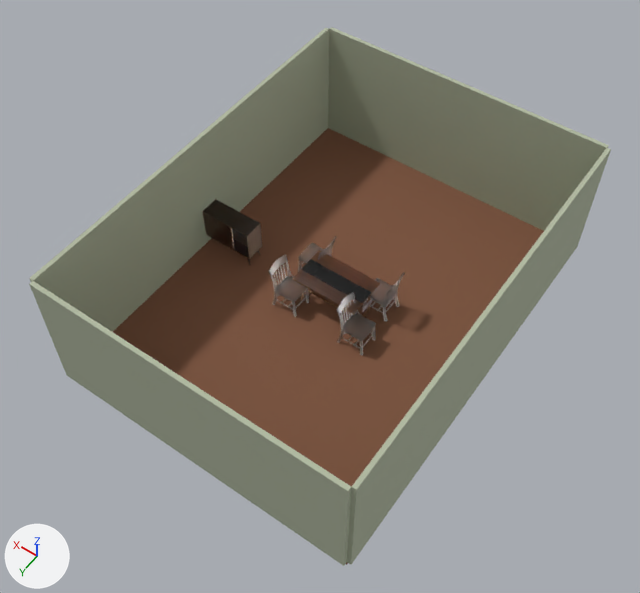
Before and after pictures for a commit that changed the glTF model static/demo/22_diningroom_move_bar_cart/stage1.glb.
One viewpoint serves both versions: a 50 mm lens placed at (-5.7, 8.5, 13.35), pointed at (-0.03, 0.56, 0.87). Arrows for +X, +Y and +Z are at lower left; the lights stay in place. The older version comes first. Where no turn or scale is listed for an object, it has been applied to the vertices. Vertices at exactly the same position are counted once.

Objects in the first picture: 'Floor', 'raw_model', 'raw_model.001', 'raw_model.002', 'raw_model.003', 'raw_model.004', 'solid_001', 'wall_0', 'wall_1', 'wall_2', 'wall_3'.
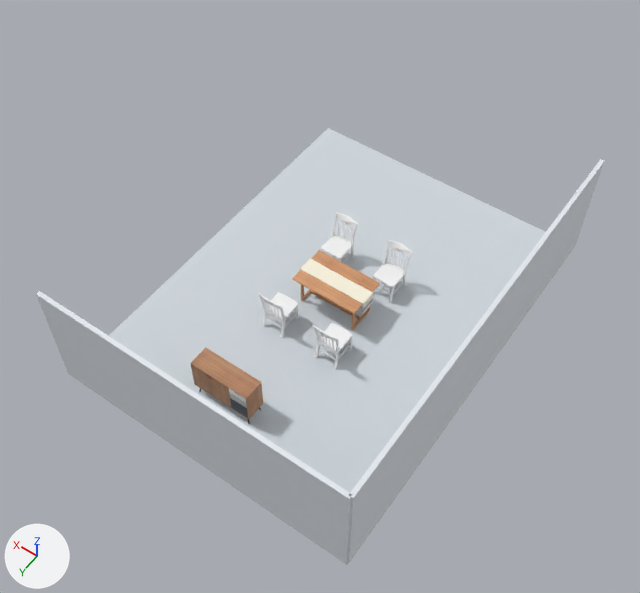
Where the newer file only moved an object's origin or applied its transform, the numbers keep the older frame.

Patch to the scene script:
```diff
--- a/static/demo/22_diningroom_move_bar_cart/stage1.glb.py
+++ b/static/demo/22_diningroom_move_bar_cart/stage1.glb.py
@@ me_floor_021 @@
 me_floor_021.from_pydata(...)  # 8 vertices, 12 faces; spans x -3.0..3.0, y -4.0..4.0, z -0.12..0.0
-me_floor_021.materials.append(mat_floormat_021)
+# me_floor_021 part 1
+# 12 faces are deleted
+# 12 new faces join them
+me_floor_021.materials.append(mat_floor_finish)  # light grey #d0d7dd
@@ me_solid_001_020 @@
 me_solid_001_020.from_pydata(...)  # 488 vertices, 980 faces; spans x -0.681..0.686, y -0.421..0.421, z 0.0..0.74
-me_solid_001_020.materials.append(mat_solid_001_wire_094)  # picture img_texture
+me_solid_001_020.materials.append(mat_solid_001_wire)  # picture img_texture
@@ me_raw_model_090 @@
 me_raw_model_090.from_pydata(...)  # 1603 vertices, 3073 faces; spans x -0.264..0.264, y 0.0..1.014, z -0.287..0.287
-me_raw_model_090.materials.append(mat_solid_wire_012)  # picture img_texture_001
+me_raw_model_090.materials.append(mat_solid_wire)  # picture img_texture_001
@@ me_raw_model_091 @@
 me_raw_model_091.from_pydata(...)  # 1603 vertices, 3073 faces; spans x -0.264..0.264, y 0.0..1.014, z -0.287..0.287
-me_raw_model_091.materials.append(mat_solid_wire_013)  # picture img_texture_001
+me_raw_model_091.materials.append(mat_solid_wire_001)  # picture img_texture_001
@@ me_raw_model_092 @@
 me_raw_model_092.from_pydata(...)  # 1603 vertices, 3073 faces; spans x -0.264..0.264, y 0.0..1.014, z -0.287..0.287
-me_raw_model_092.materials.append(mat_solid_wire_014)  # picture img_texture_001
+me_raw_model_092.materials.append(mat_solid_wire_002)  # picture img_texture_001
@@ me_raw_model_093 @@
 me_raw_model_093.from_pydata(...)  # 1603 vertices, 3073 faces; spans x -0.264..0.264, y 0.0..1.014, z -0.287..0.287
-me_raw_model_093.materials.append(mat_solid_wire_015)  # picture img_texture_001
+me_raw_model_093.materials.append(mat_solid_wire_003)  # picture img_texture_001
@@ me_raw_model_094 @@
 me_raw_model_094.from_pydata(...)  # 5042 vertices, 9985 faces; spans x -0.6..0.6, y -0.2..0.2, z 0.0..0.9
-me_raw_model_094.materials.append(mat_solid_001_wire_095)  # picture img_texture_002
+me_raw_model_094.materials.append(mat_solid_001_wire_001)  # picture img_texture_002
@@ me_solid_002 @@
+me_solid_002.from_pydata(...)  # 5580 vertices, 10860 faces; spans x -0.713..0.713, y 0.428..0.756, z -0.164..0.15
+me_solid_002.materials.append(mat_solid_001_wire)  # picture img_texture
@@ ob_wall_0 @@
-ob_wall_0 = bpy.data.objects.new('wall_0', me_wall_0_021)
@@ ob_wall_1 @@
-ob_wall_1 = bpy.data.objects.new('wall_1', me_wall_1_021)
@@ ob_wall_2 @@
-ob_wall_2 = bpy.data.objects.new('wall_2', me_wall_2_021)
@@ ob_wall_3 @@
-ob_wall_3 = bpy.data.objects.new('wall_3', me_wall_3_021)
@@ ob_solid_002 @@
-ob_solid_002 = bpy.data.objects.new('solid_002', None)
+ob_solid_002 = bpy.data.objects.new('solid_002', me_solid_002)
 ob_solid_002.parent = ob_a_0_a251ff66
@@ ob_raw_model @@
 ob_raw_model = bpy.data.objects.new('raw_model', me_raw_model_090)
-ob_raw_model.parent = ob_a_1_2c3f7110
+ob_raw_model.parent = ob_object_2
 ob_raw_model.location = (0.0, 0.0, 0.0)
@@ ob_raw_model_001 @@
 ob_raw_model_001 = bpy.data.objects.new('raw_model.001', me_raw_model_091)
-ob_raw_model_001.parent = ob_a_2_2c3f7110
+ob_raw_model_001.parent = ob_object_3
 ob_raw_model_001.location = (0.0, 0.0, 0.0)
@@ ob_raw_model_002 @@
 ob_raw_model_002 = bpy.data.objects.new('raw_model.002', me_raw_model_092)
-ob_raw_model_002.parent = ob_a_3_2c3f7110
+ob_raw_model_002.parent = ob_object_4
 ob_raw_model_002.location = (0.0, 0.0, 0.0)
@@ ob_raw_model_003 @@
 ob_raw_model_003 = bpy.data.objects.new('raw_model.003', me_raw_model_093)
-ob_raw_model_003.parent = ob_a_4_2c3f7110
+ob_raw_model_003.parent = ob_object_5
 ob_raw_model_003.location = (0.0, 0.0, 0.0)
@@ ob_raw_model_004 @@
 ob_raw_model_004 = bpy.data.objects.new('raw_model.004', me_raw_model_094)
-ob_raw_model_004.location = (2.5, 0.0, 0.0)
+ob_raw_model_004.location = (0.3, 2.8, 0.0)
@@ ob_object_5 @@
+ob_object_5 = bpy.data.objects.new('object-5', None)
+ob_object_5.location = (-0.6, 0.95, 0.0)
+ob_object_5.scale = (0.947, 1.05, 0.986)
@@ ob_object_4 @@
+ob_object_4 = bpy.data.objects.new('object-4', None)
+ob_object_4.location = (0.6, 0.95, 0.0)
+ob_object_4.scale = (0.947, 1.05, 0.986)
@@ ob_object_3 @@
+ob_object_3 = bpy.data.objects.new('object-3', None)
+ob_object_3.location = (-0.6, -0.95, 0.0)
+ob_object_3.rotation_euler = (0.0, 0.0, -3.142)  # degrees (0, 0, -180)
+ob_object_3.scale = (0.947, 1.05, 0.986)
@@ ob_object_2 @@
+ob_object_2 = bpy.data.objects.new('object-2', None)
+ob_object_2.location = (0.6, -0.95, 0.0)
+ob_object_2.rotation_euler = (0.0, 0.0, -3.142)  # degrees (0, 0, -180)
+ob_object_2.scale = (0.947, 1.05, 0.986)
@@ ob_wall_left @@
+ob_wall_left = bpy.data.objects.new('wall_left', me_cube_002)  # a box spanning x -0.04..0.04, y -4.0..4.0, z -1.15..1.15; in mat_wall_finish (white #e6ebf1)
+ob_wall_left.location = (-3.0, 0.0, 1.15)
@@ ob_wall_back @@
+ob_wall_back = bpy.data.objects.new('wall_back', me_cube_001)  # a box spanning x -3.0..3.0, y -0.04..0.04, z -1.15..1.15; in mat_wall_finish (white #e6ebf1)
+ob_wall_back.location = (0.0, 4.0, 1.15)
```

What differs and where, as boxes [x1, y1, x2, y2] in the pictures (640 x 593 px; the box of a moved part takes in the faces that stretch with it):
'Floor', surface changed, recoloured (brown to light grey): [113, 128, 544, 565] in both
'wall_1', deleted: before [29, 28, 329, 332]
'wall_0', deleted: before [328, 27, 609, 231]
'wall_2', deleted: before [29, 281, 351, 566]
'wall_back', added: after [36, 291, 352, 564]
'wall_3', deleted: before [347, 148, 611, 564]
'wall_left', added: after [347, 159, 604, 563]
'raw_model.004', recoloured, moved: before [202, 199, 262, 265]; after [190, 347, 263, 424]
'solid_001', recoloured: [292, 250, 380, 317] in both
'raw_model.003', recoloured, moved: before [337, 292, 376, 355]; after [313, 323, 352, 369]
'raw_model.002', recoloured, moved: before [268, 255, 309, 317]; after [258, 292, 299, 337]
'raw_model.001', recoloured, moved: before [362, 272, 405, 322]; after [373, 240, 412, 303]
'raw_model', recoloured, moved: before [298, 236, 336, 272]; after [321, 212, 358, 263]
'solid_002', now drawn: after [300, 258, 373, 314]
part 1 of me_floor_021, moved or reshaped: before [113, 128, 544, 565]; after [109, 128, 545, 565]
